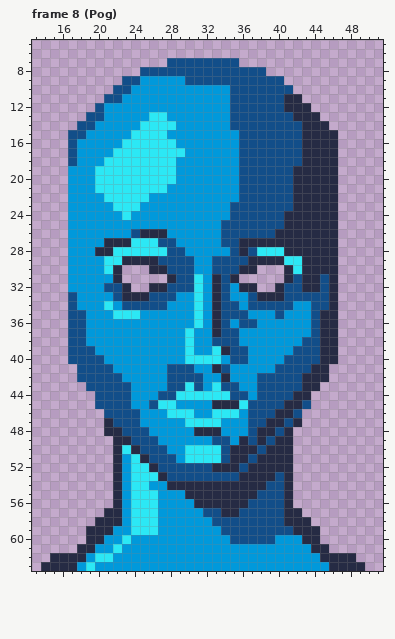
Pixel-art file: Assets/Sprites/Streamers/Streamer3.aseprite. The first picture shows the starting point.
64x64 pixels, 24 frames. Shown: frame 8 (Pog): x 13..51, y 5..63.
The result:
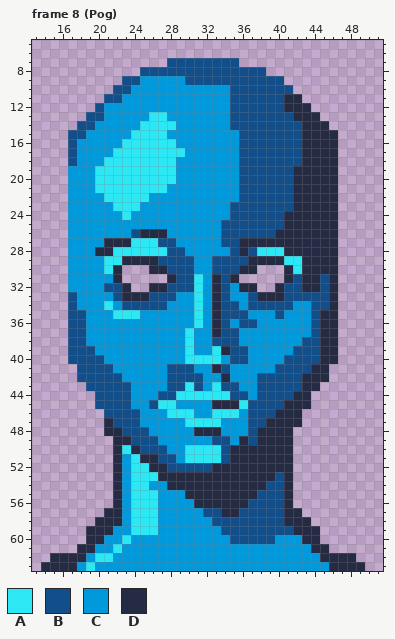
Palette (. is transparent): A #2ce8f5  B #124e89  C #0099db  D #262b44
Difference:
--- frame 8 (Pog), layer "Face"
@@ x 24..45 @@
 44 CCCBBAAAAAABBCBBBBDD..
-45 CCBAACCCCDDDABBBBDDB..
-46 BCCCAAACCAAACBBBDDB...
-47 BCCCCCAAAACCCBBDDBD...
-48 BBCCCCCDDDCCCBDDBD....
-49 BBBCCCCCCBBCDBDBDD....
-50 DBBBCCAAAABDDDBDDD....
-51 ADBBBCAAAABDDBDDDD....
-52 AADBBBBBBDDDBDDDDD....
-53 AAADBBBBBBBBDDDDBD....
+45 CCBAACCCCDDDABBBBDDD..
+46 BCCCAAACCAAACBBBDDD...
+47 BCCCCCAAAACCCBBDDDD...
+48 BBCCCCCDDDCCCBDDDD....
+49 BBBCCCCCCBBCDBDDDD....
+50 DBBBCCAAAABDDDDDDD....
+51 ADDBBCAAAABDDDDDDD....
+52 AADDBBBBBDDDDDDDDD....
+53 AAADDDDDDDDDDDDDBD....
 54 AACCDDDDDDDDDDDBBD....
Where, in picture pixels (left, top, right, bottom), the same in both pictures:
changed: (149, 400, 311, 481)
